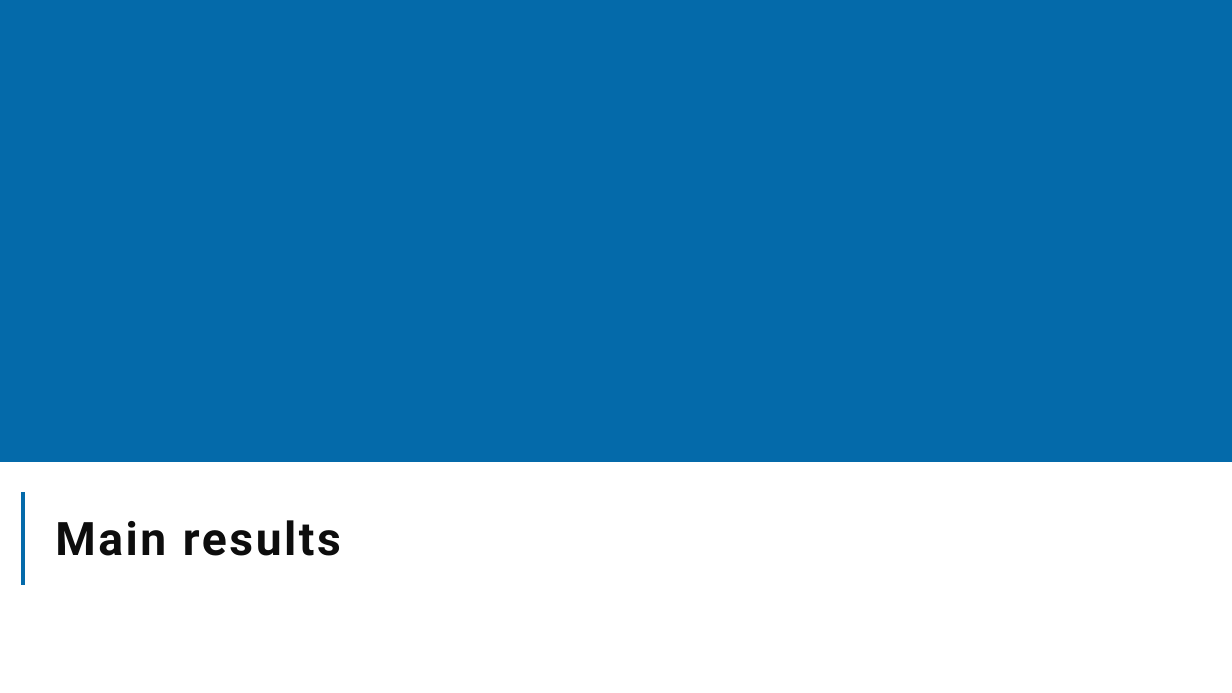
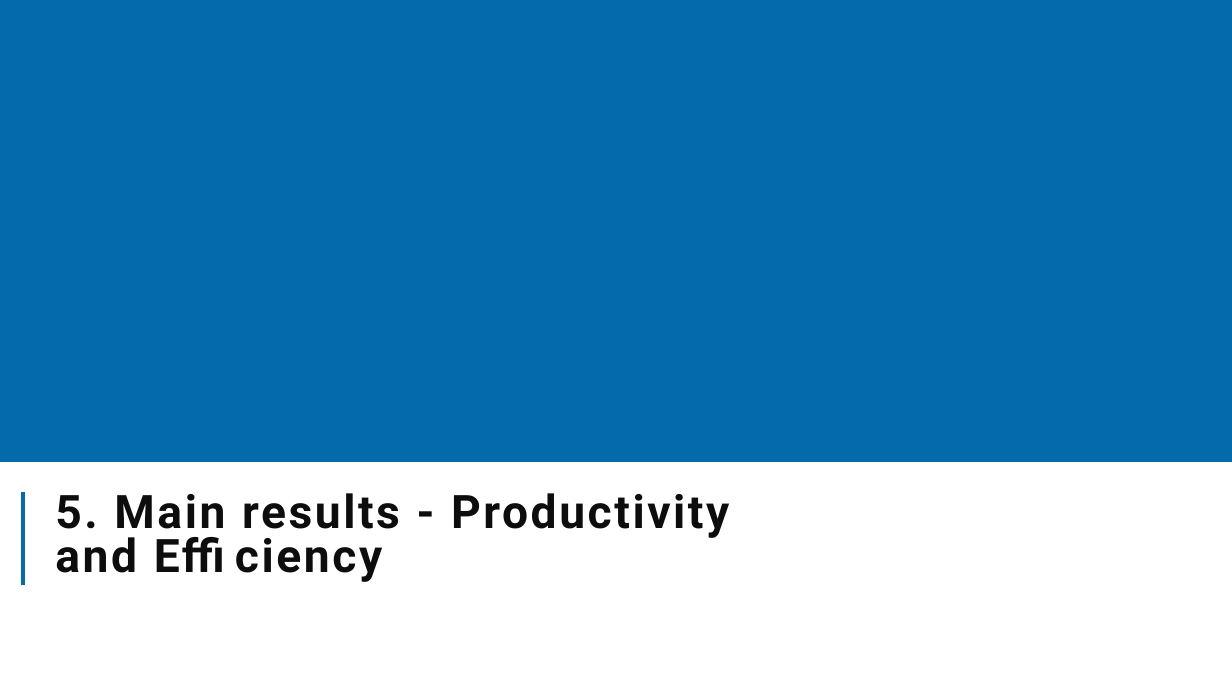
Before and after one commit to The-Strategy-Unit/nhp_sbr_impacts, a slide deck: slide 17 of NHP_SBR impacts_2024.pptx (slide 14 before the commit). Drawn at 1232x693 pixels with LibreOffice and Linux fonts; fonts in the diff are those of the drawing; background and template pictures are left out. Boxes give left, top, right and bottom in pixels: in the first picture for what was removed or moved away, otherwise in the second. Text is boxed around its words. In the diff, an @@ line names an element or a change of style, - is before the commit and + after.

Commit message:
Added summary results sections to qmd/pptx output. Minor tweaks to template layout. Latest render aded.
Unknown changes (accidental space?) to causal impact script :-).

```diff
--- a/NHP_SBR impacts_2024.pptx
+++ b/NHP_SBR impacts_2024.pptx
@@ title at <box>55,493,729,573</box>: text changed @@
-Main results
+5. Main results - Productivity and Efficiency
```
Also in this commit, not shown: 13 other slides changed, 17 slides added, 3 other files.
